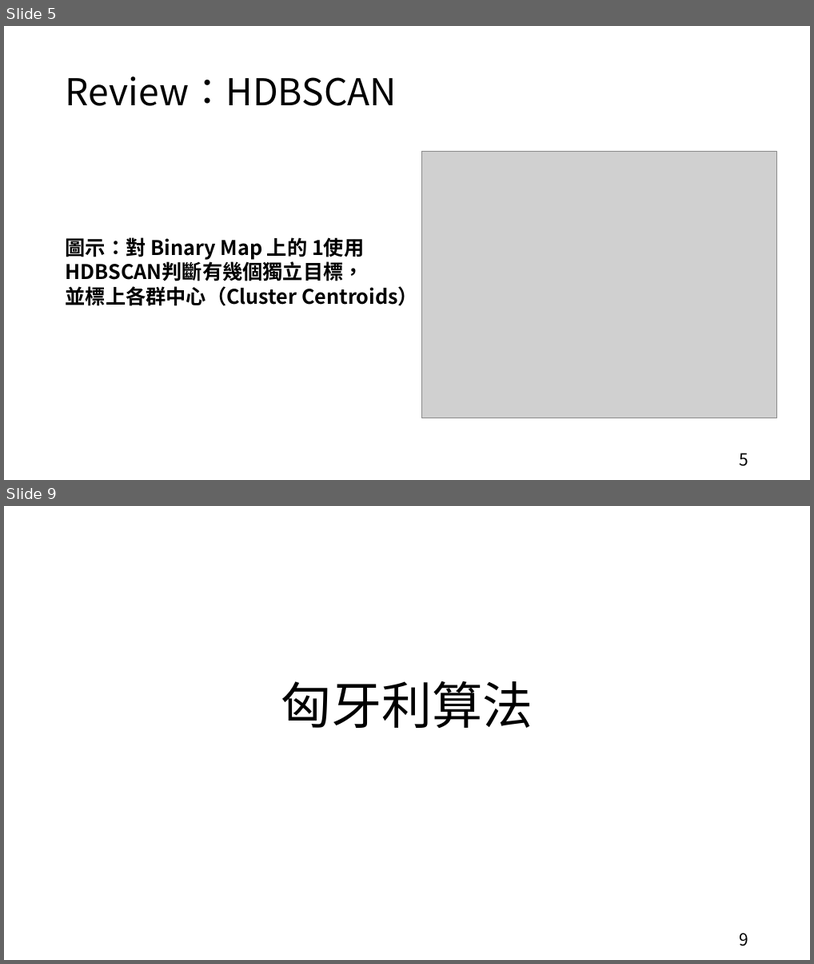
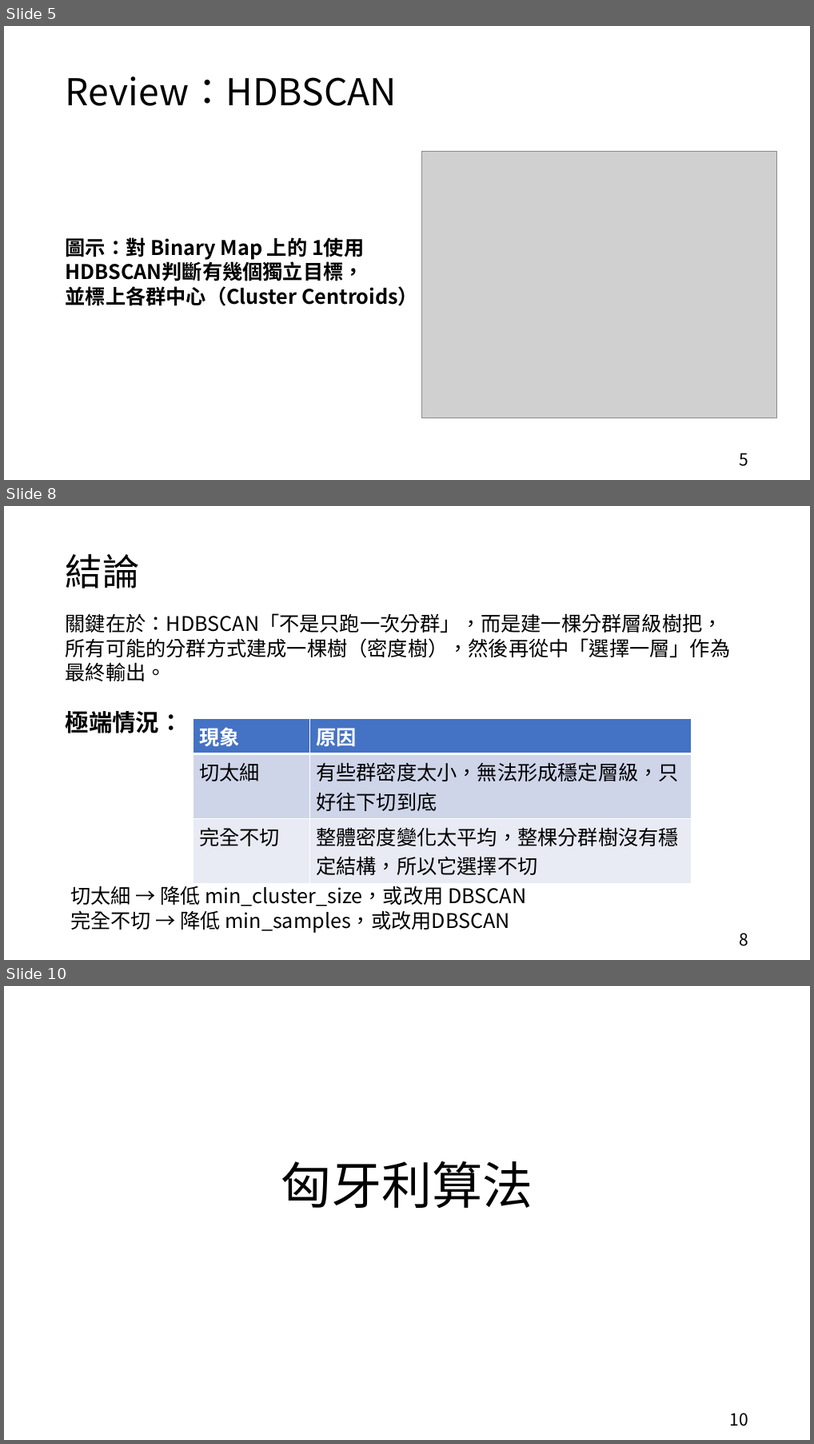
Before and after one commit to hcjohn463/Radar-tracking, a slide deck: proposal/0415/0415.pptx. Shown one above the other, each under a label of ours: slides 5 and 9 before the commit, slides 5, 8 and 10 after it; the slides between them are not shown. The pictures are 814x964 and 814x1444 pixels, drawn with LibreOffice and Linux fonts; fonts in the diff are those of the drawing; grey boxes stand for pictures. Boxes give left, top, right and bottom in pixels: in the first picture for what was removed or moved away, otherwise in the second. Text is boxed around its words. In the diff, an @@ line names an element or a change of style, - is before the commit and + after.

```diff
--- a/proposal/0415/0415.pptx
+++ b/proposal/0415/0415.pptx
@@ slide 8 added at (x1=4, y1=506, x2=810, y2=960), background #FFFFFF @@
@@ title added at (x1=66, y1=554, x2=139, y2=588), 44 pt, text #000000 @@
+結論
@@ text added at (x1=66, y1=613, x2=731, y2=733), 24 pt, text #000000 @@
+關鍵在於：HDBSCAN「不是只跑一次分群」，而是建一棵分群層級樹把，所有可能的分群方式建成一棵樹（密度樹），然後再從中「選擇一層」作為最終輸出。
+極端情況：
@@ table added at (x1=194, y1=718, x2=691, y2=878), 3 rows, 2 columns @@
+現象 | 原因
+切太細 | 有些群密度太小，無法形成穩定層級，只好往下切到底
+完全不切 | 整體密度變化太平均，整棵分群樹沒有穩定結構，所以它選擇不切
@@ text added at (x1=70, y1=886, x2=526, y2=932), 24 pt, text #000000 @@
+切太細 → 降低 min_cluster_size，或改用 DBSCAN
+完全不切 → 降低 min_samples，或改用DBSCAN
@@ page number added at (x1=739, y1=932, x2=749, y2=946), 20 pt, text #000000 @@
+8
@@ what was slide 9 is now slide 10 @@
@@ page number at (x1=730, y1=1412, x2=749, y2=1426): text changed @@
-9
+10
```
Also in this commit, not shown: 3 slides changed.
